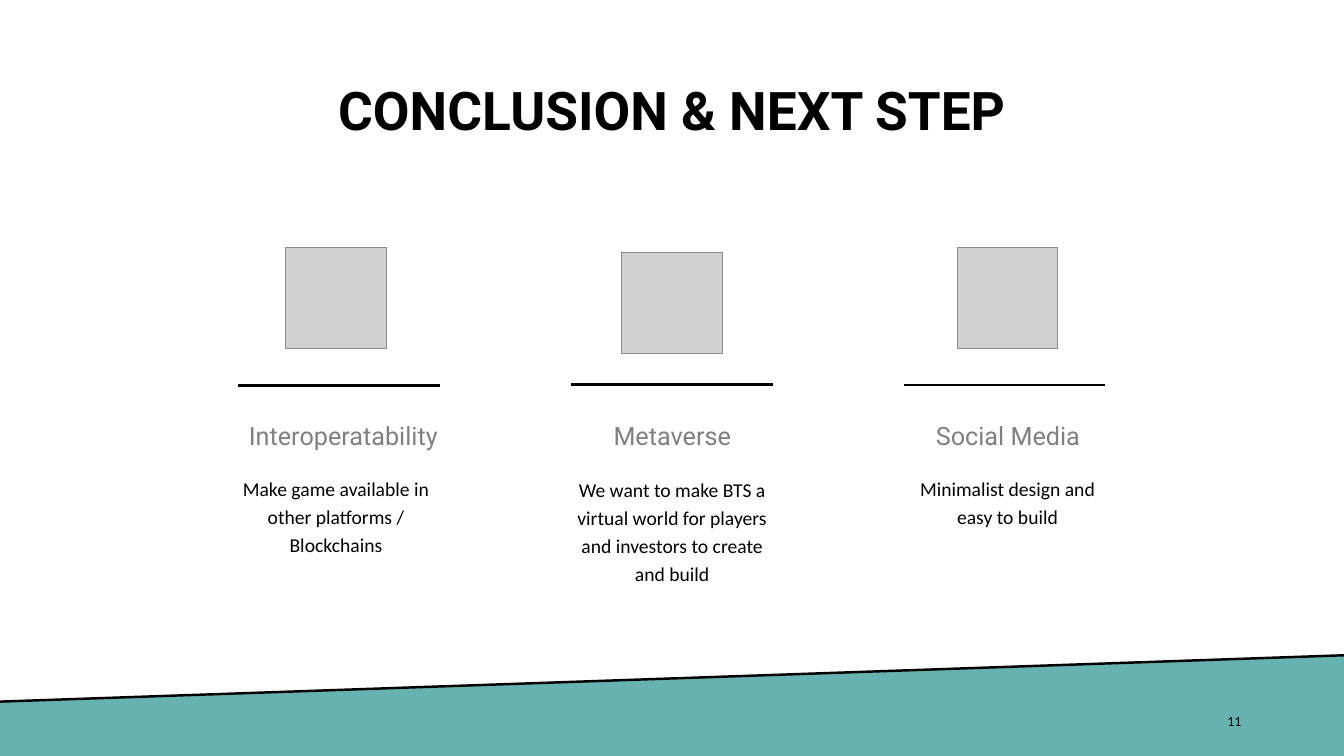
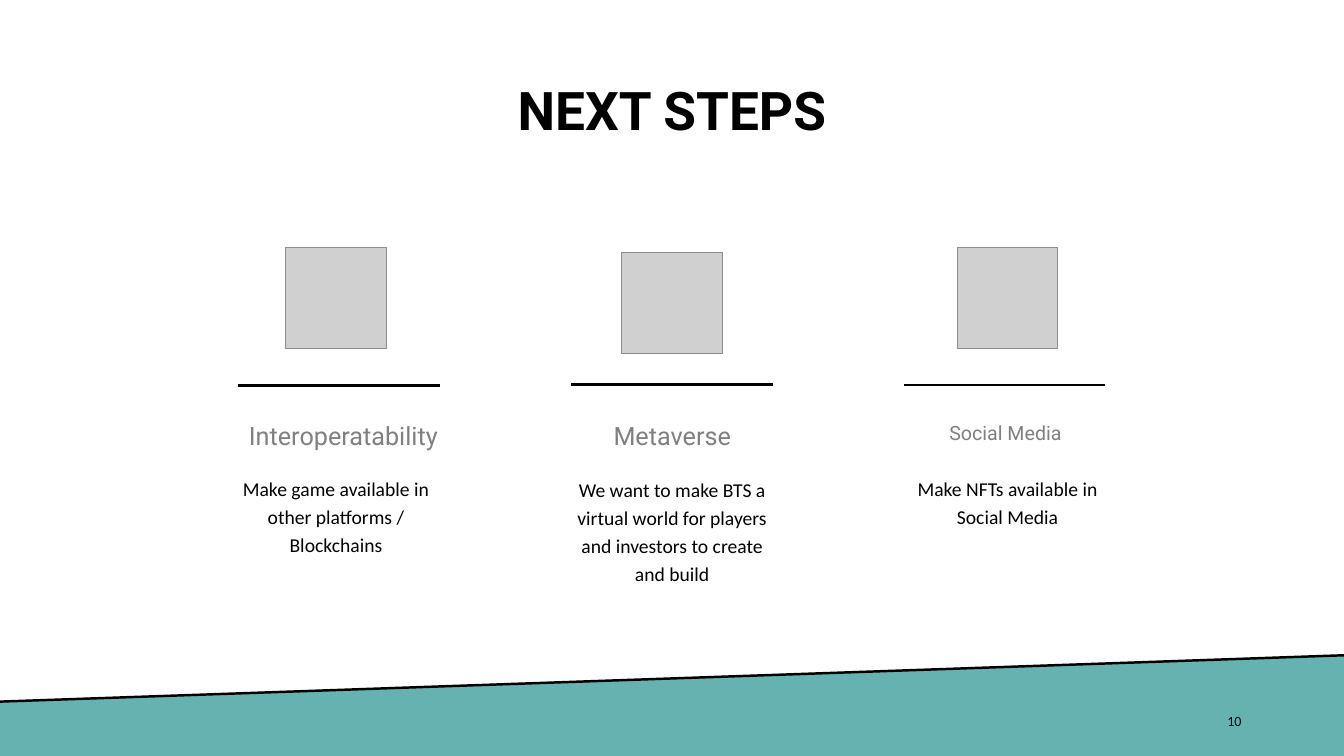
Before and after one commit to parvinderrakhra/Final_Project, a slide deck: slide 10 of BornToSurvive - BTS.pptx (slide 11 before the commit). Drawn at 1344x756 pixels with LibreOffice and Linux fonts; fonts in the diff are those of the drawing; grey boxes stand for pictures. Boxes give left, top, right and bottom in pixels: in the first picture for what was removed or moved away, otherwise in the second. Text is boxed around its words. In the diff, an @@ line names an element or a change of style, - is before the commit and + after.

```diff
--- a/BornToSurvive - BTS.pptx
+++ b/BornToSurvive - BTS.pptx
@@ title at [518, 91, 825, 131]: text changed @@
-CONCLUSION & NEXT STEP
+NEXT STEPS
@@ text "Social Media" at [949, 425, 1061, 440]: size 18 to 14 pt @@
@@ text at [918, 482, 1098, 524]: text changed @@
-Minimalist design and easy to build
+Make NFTs available in Social Media
@@ page number at [1227, 717, 1241, 726]: text changed @@
-11
+10
```
Also in this commit, not shown: 8 other slides changed, 2 slides added, 3 slides removed, 8 other files.
